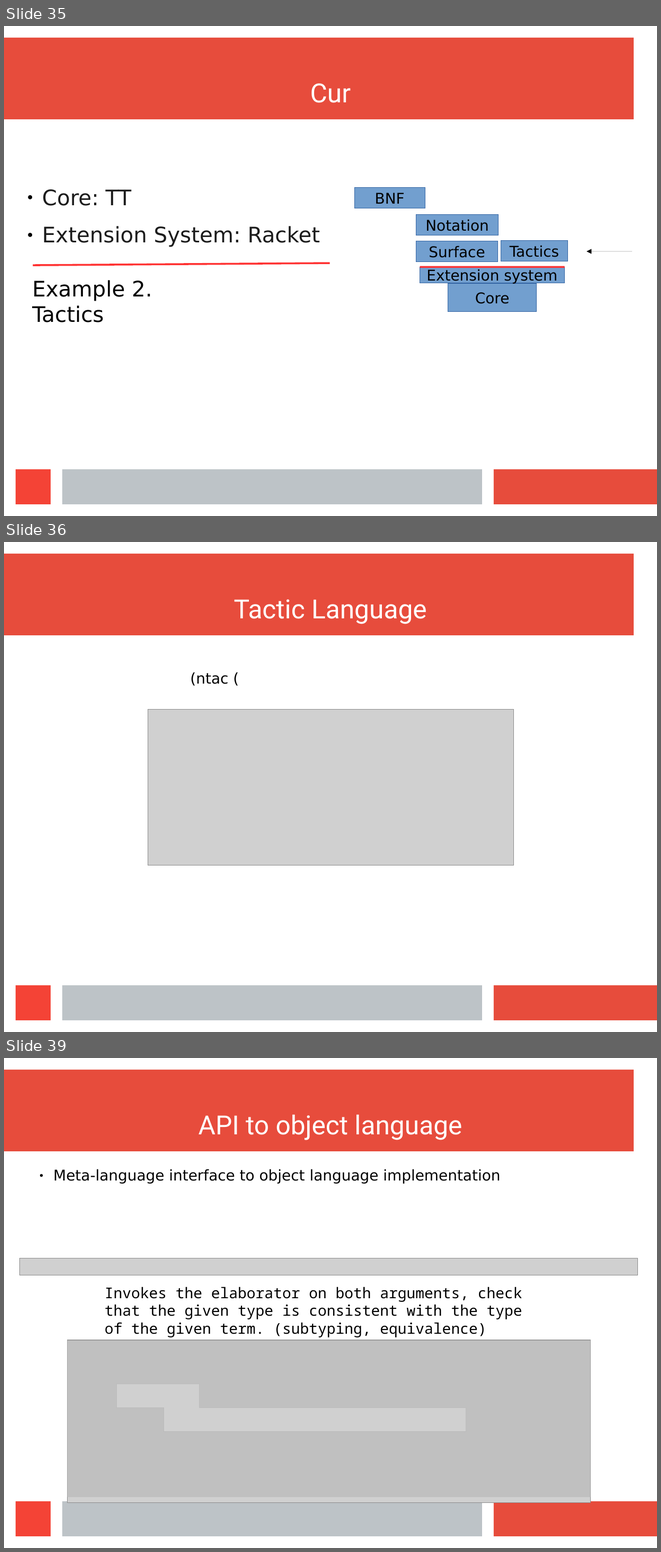
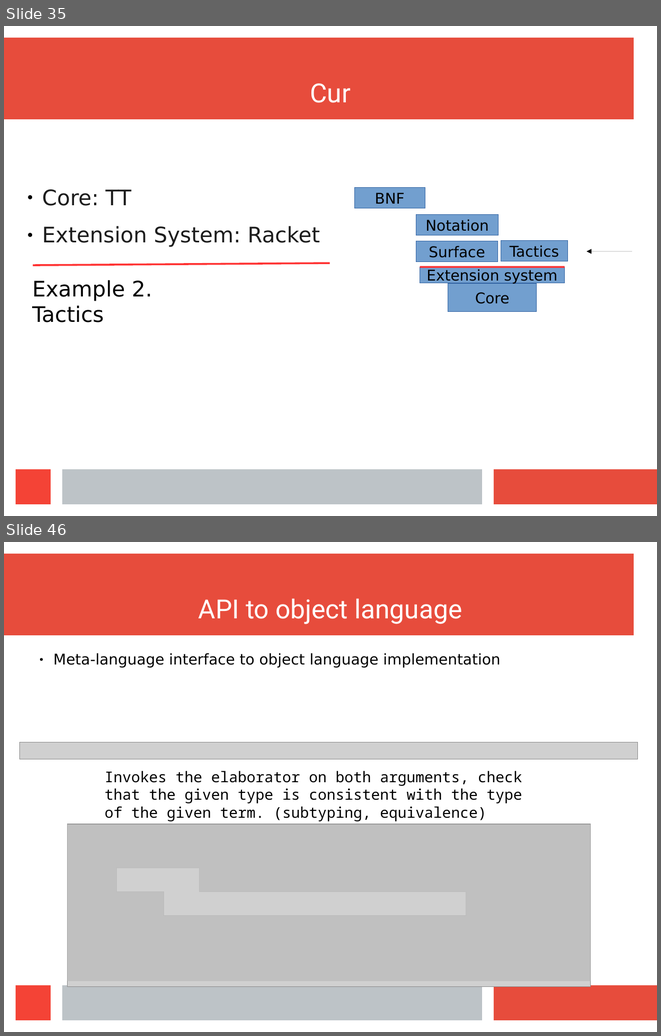
Before and after one commit to wilbowma/cur, a slide deck: hope-2016/slides.odp. Shown one above the other, each under a label of ours: slides 35, 36 and 39 before the commit, slides 35 and 46 after it; the slides between them are not shown. The pictures are 661x1552 and 661x1036 pixels, drawn with LibreOffice and Linux fonts; fonts in the diff are those of the drawing; grey boxes stand for pictures. Boxes give left, top, right and bottom in pixels: in the first picture for what was removed or moved away, otherwise in the second. Text is boxed around its words. In the diff, an @@ line names an element or a change of style, - is before the commit and + after.

Commit message:
Almost done with ntac example

```diff
--- a/hope-2016/slides.odp
+++ b/hope-2016/slides.odp
@@ slide 36 removed at [4,542,657,1032], background #FFFFFF; not listed: 4 template elements that a slide beside it also shows @@
@@ title removed at [234,599,427,624] @@
-Tactic Language
@@ text removed at [190,672,228,686] @@
-(ntac (
@@ picture removed at [148,709,514,865] @@
@@ what was slide 39 is now slide 46 @@
```
Also in this commit, not shown: 9 slides added, 2 other slides removed.
